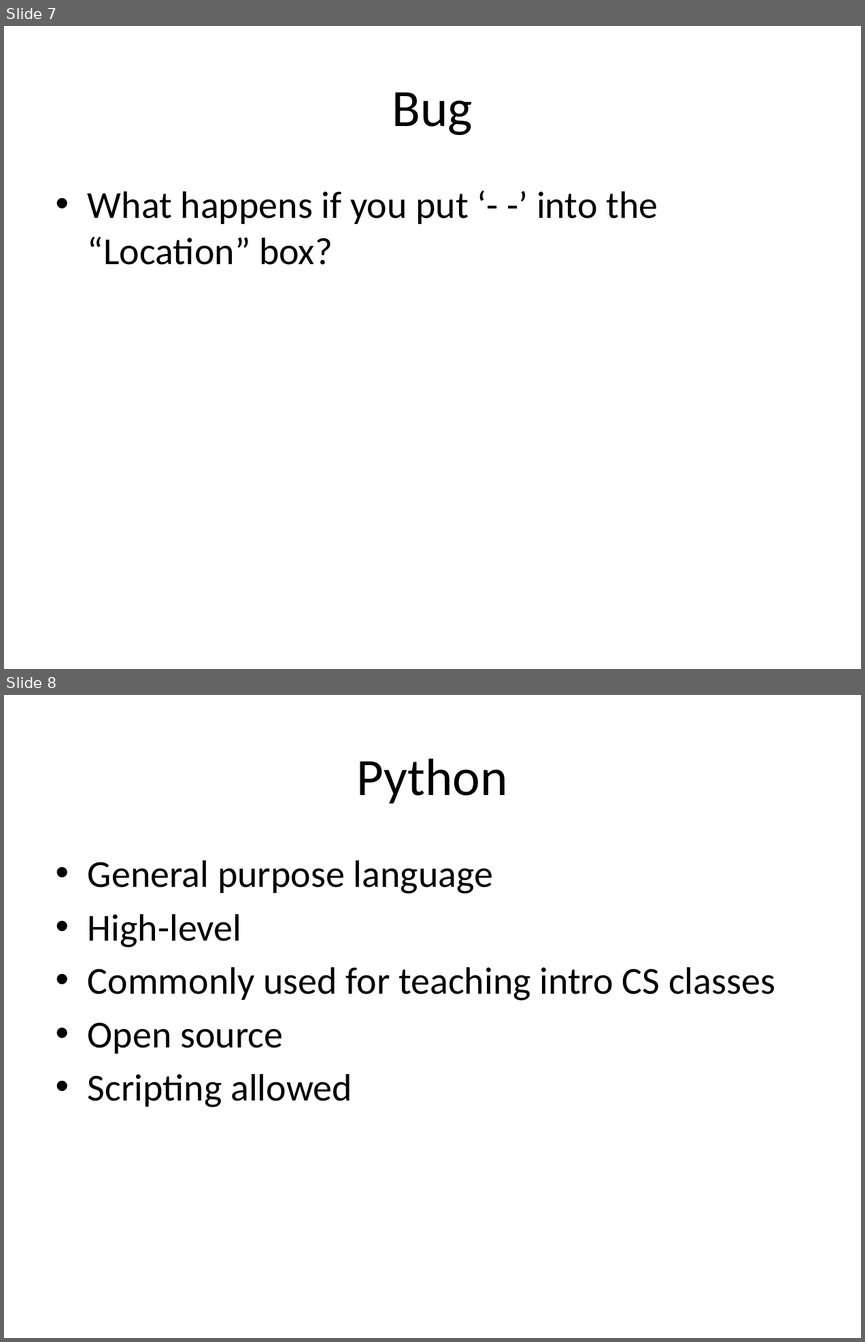
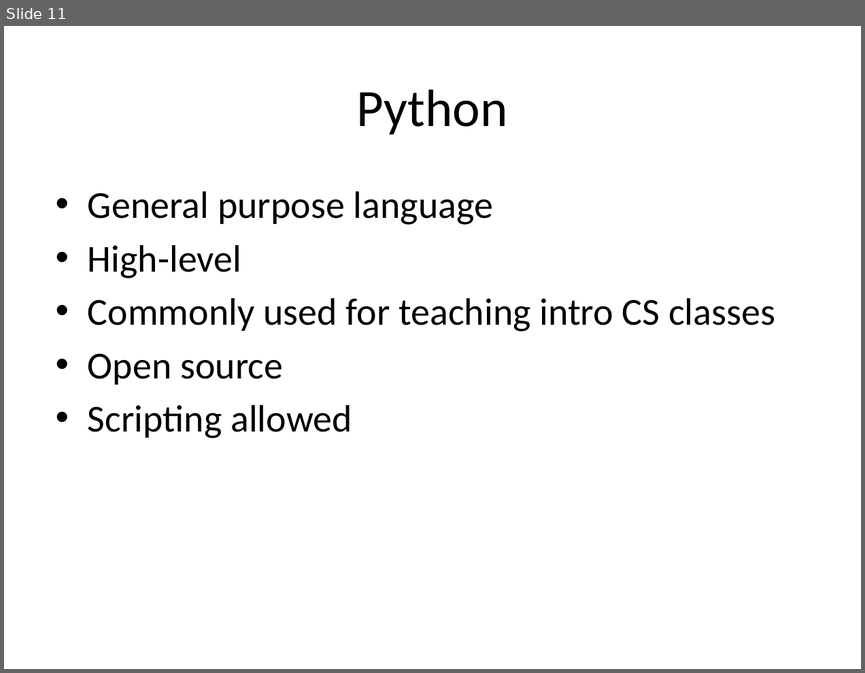
Before and after one commit to lkloh/USArray, a slide deck: InstallingCommonPrograms/InstallingSoftware.pptx. Shown one above the other, each under a label of ours: slides 7 and 8 before the commit, slide 11 after it. The pictures are 865x1342 and 865x673 pixels, drawn with LibreOffice and Linux fonts; fonts in the diff are those of the drawing. Boxes give left, top, right and bottom in pixels: in the first picture for what was removed or moved away, otherwise in the second. Text is boxed around its words. In the diff, an @@ line names an element or a change of style, - is before the commit and + after.

```diff
--- a/InstallingCommonPrograms/InstallingSoftware.pptx
+++ b/InstallingCommonPrograms/InstallingSoftware.pptx
@@ slide 7 removed at (x1=4, y1=26, x2=861, y2=669), background #FFFFFF @@
@@ title removed at (x1=392, y1=92, x2=473, y2=135) @@
-Bug
@@ text removed at (x1=88, y1=191, x2=657, y2=265) @@
-• What happens if you put ‘- -’ into the “Location” box?
@@ what was slide 8 is now slide 11 @@
```
Also in this commit, not shown: 5 slides changed, 3 slides added, 1 other file.
